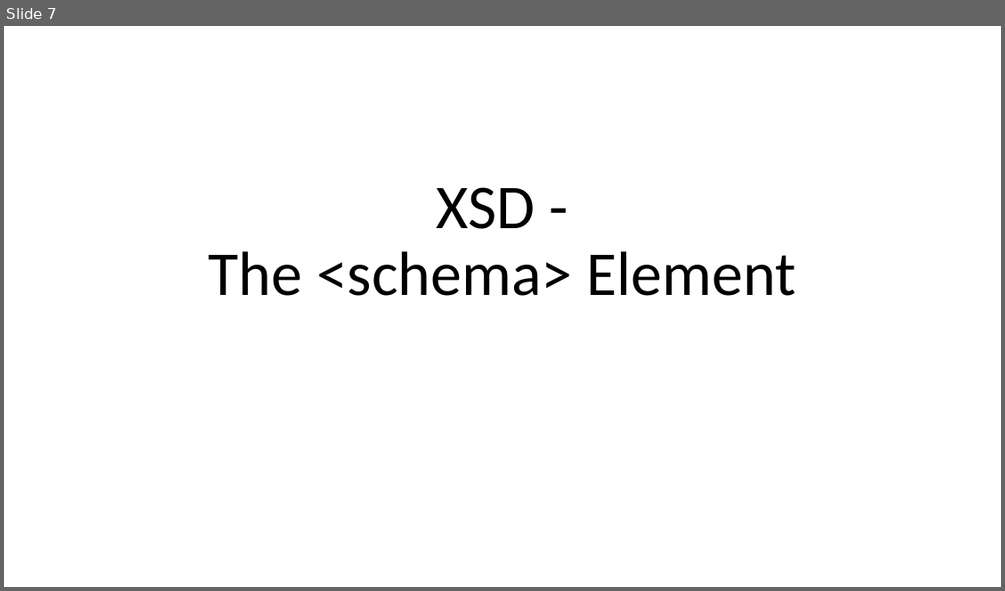
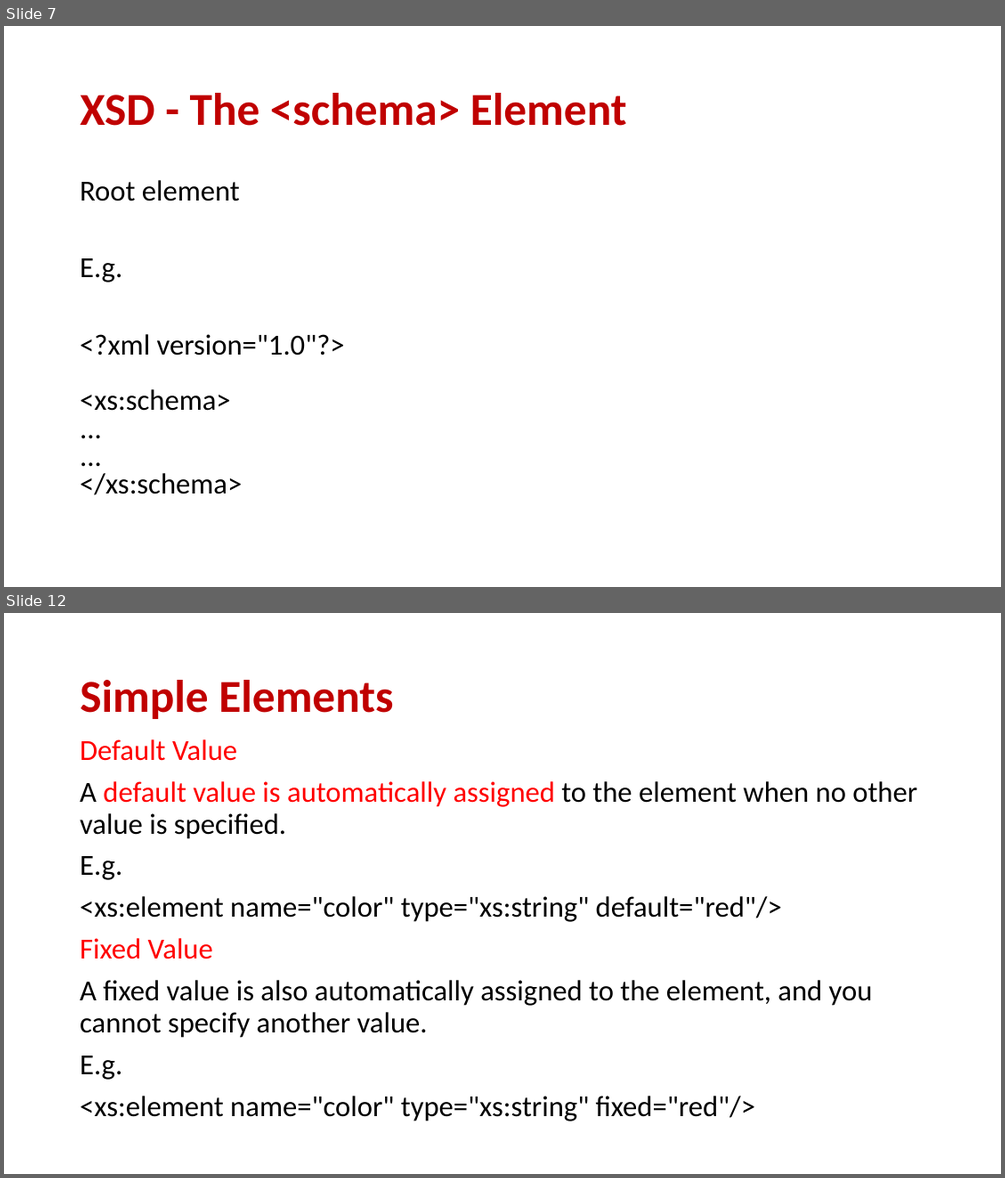
Before and after one commit to donkhan/msc, a slide deck: WebTechnology/XML/Lect_2_XML_Schema.ppt. Shown one above the other, each under a label of ours: slide 7 before the commit, slides 7 and 12 after it; the slides between them are not shown. The pictures are 1005x591 and 1005x1178 pixels, drawn with LibreOffice and Linux fonts; fonts in the diff are those of the drawing. Boxes give left, top, right and bottom in pixels: in the first picture for what was removed or moved away, otherwise in the second. Text is boxed around its words. In the diff, an @@ line names an element or a change of style, - is before the commit and + after.

```diff
--- a/WebTechnology/XML/Lect_2_XML_Schema.ppt
+++ b/WebTechnology/XML/Lect_2_XML_Schema.ppt
@@ slide 12 added at (4,613,1001,1174), background #FFFFFF @@
@@ title added at (80,680,393,719), 44 pt, text #C00000, bold @@
+Simple Elements
@@ text added at (80,739,917,1121), 28 pt, text #000000 @@
+Default Value
+A default value is automatically assigned to the element when no other value is specified.
+E.g.
+<xs:element name="color" type="xs:string" default="red"/>
+Fixed Value
+A fixed value is also automatically assigned to the element, and you cannot specify another value.
+E.g.
+<xs:element name="color" type="xs:string" fixed="red"/>
@@ slide 7 changed as well @@
@@ title "XSD - The <schema> Element": place and size @@
-title "XSD - The <schema> Element" at (209,187,796,296)
+title "XSD - The <schema> Element" at (80,93,627,126)
@@ title "XSD - The <schema> Element" at (80,93,627,126): size 60 to 44 pt, text colour #000000 to #C00000, bold on; alignment centre to left; vertical alignment bottom to middle @@
@@ text added at (80,180,345,495), 28 pt, text #000000 @@
+Root element
+E.g.
+<?xml version="1.0"?>
+<xs:schema>
+...
+...
+</xs:schema>
```
Also in this commit, not shown: 17 other slides changed, 18 other slides added, 19 slides removed.
